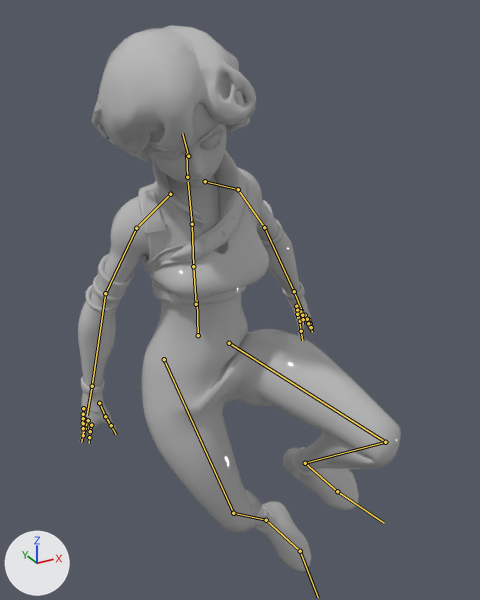
Renders of the FBX model Assets/_Game/Art/Meshes/chr_Runner/Anims/chr_Runner@Wall Run_loop.fbx from each side of a commit.
Rendered twice from a 50 mm lens placed at (-0.243, -0.551, 0.721), pointed at (0.052, -0.015, 0.453). Lighting does not change. The marker at lower left points along +X, +Y and +Z. Both versions are drawn at frame 10 of the action 'Take 001'; the numbers are the values there. The bones that bend it are drawn over the model as lines.

The first picture shows 'chr_Runner'.
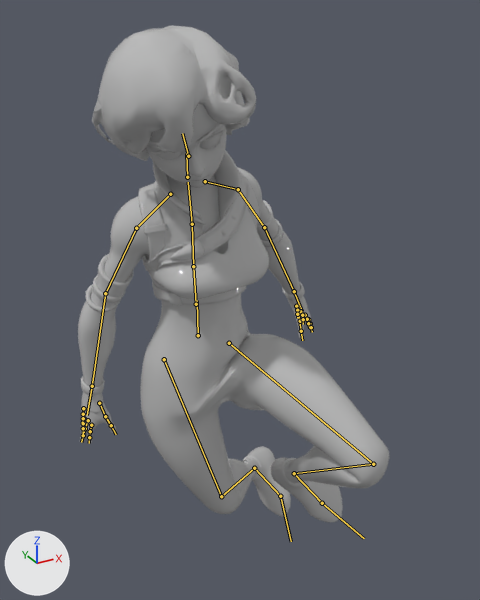
What the commit changed:
Bone 'mixamorig:LeftUpLeg' (bone_mixamorig_leftupleg) turns from (78, -16, 20) to (73, -12, 17) degrees about its own x, y and z.
Bone 'mixamorig:LeftLeg' (bone_mixamorig_leftleg) turns from (-125, 10, 10) to (-122, 10, 11) degrees about its own x, y and z.
Bone 'mixamorig:LeftFoot' (bone_mixamorig_leftfoot) turns from (16, 11, 11) to (13, 8, 9) degrees about its own x, y and z.
Bone 'mixamorig:RightUpLeg' (bone_mixamorig_rightupleg) turns from (21, 29, 26) to (10, 37, 22) degrees about its own x, y and z.
Bone 'mixamorig:RightLeg' (bone_mixamorig_rightleg) turns from (-55, -15, 12) to (-59, -11, 9) degrees about its own x, y and z.
Bone 'mixamorig:RightFoot' (bone_mixamorig_rightfoot) turns from (15, 14, 13) to (10, 10, 9) degrees about its own x, y and z.

Where the change shows, as pixel boxes (x1, y1, x2, y2) in the pictures (480 x 600 px):
'chr_Runner', posed (9% shorter)
    before: (78, 25, 401, 571)
    after: (78, 25, 389, 522)
bone 'mixamorig:LeftUpLeg', root to tip
    before: (229, 343) to (385, 442)
    after: (229, 343) to (373, 464)
bone 'mixamorig:LeftLeg', root to tip
    before: (385, 442) to (305, 463)
    after: (373, 464) to (294, 473)
bone 'mixamorig:LeftFoot', root to tip
    before: (305, 463) to (337, 491)
    after: (294, 473) to (322, 503)
bone 'mixamorig:RightUpLeg', root to tip
    before: (164, 359) to (233, 513)
    after: (164, 359) to (221, 496)
bone 'mixamorig:RightLeg', root to tip
    before: (233, 513) to (266, 520)
    after: (221, 496) to (254, 468)
bone 'mixamorig:RightFoot', root to tip
    before: (266, 520) to (300, 551)
    after: (254, 468) to (280, 496)
